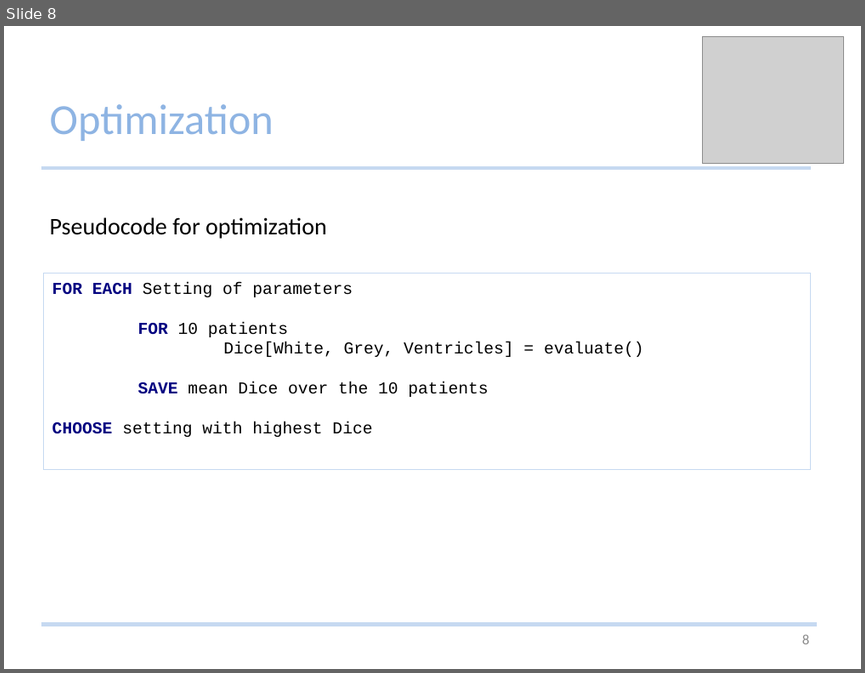
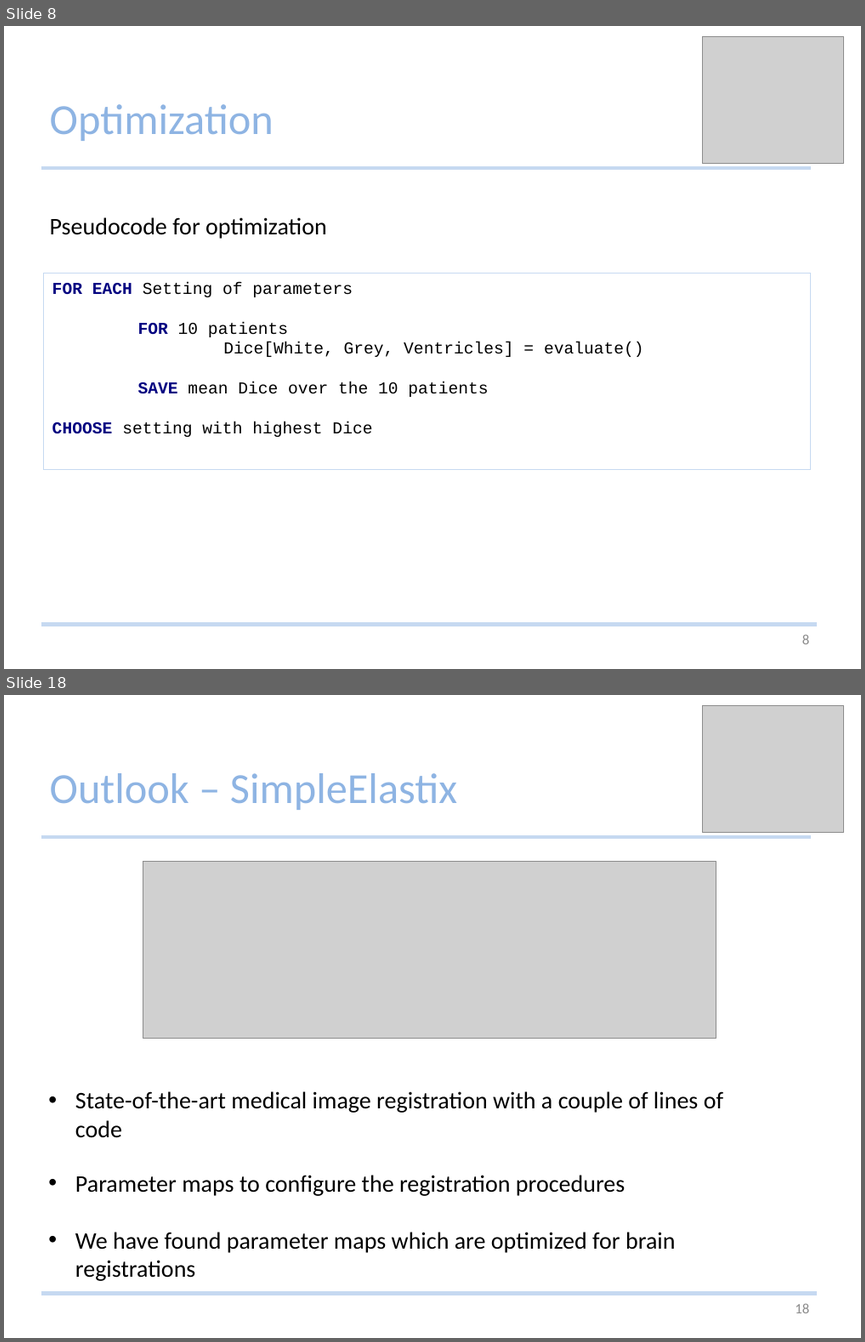
Before and after one commit to Studijacob/MIALab, a slide deck: wd/Documentation/MIALab presentation.pptx. Shown one above the other, each under a label of ours: slide 8 before the commit, slides 8 and 18 after it; the slides between them are not shown. The pictures are 865x673 and 865x1342 pixels, drawn with LibreOffice and Linux fonts; fonts in the diff are those of the drawing; grey boxes stand for pictures. Boxes give left, top, right and bottom in pixels: in the first picture for what was removed or moved away, otherwise in the second. Text is boxed around its words. In the diff, an @@ line names an element or a change of style, - is before the commit and + after.

```diff
--- a/wd/Documentation/MIALab presentation.pptx
+++ b/wd/Documentation/MIALab presentation.pptx
@@ slide 18 added at [4,695,861,1338], background #FFFFFF @@
@@ picture added at [703,706,844,833] @@
@@ title added at [50,773,457,810], 36 pt, text #8EB4E3 @@
+Outlook – SimpleElastix
@@ line added from (41, 836) to (811, 836), #C6D9F1 3 pt @@
@@ picture added at [143,862,716,1038] @@
@@ text added at [75,1091,723,1281], 20 pt, text #000000 @@
+• State-of-the-art medical image registration with a couple of lines of code
+• Parameter maps to configure the registration procedures
+• We have found parameter maps which are optimized for brain registrations
@@ line added from (41, 1293) to (817, 1293), #C6D9F1 3 pt @@
@@ page number added at [794,1303,809,1313], 12 pt, text #8C8C8C @@
+18
```
Also in this commit, not shown: 12 slides changed, 5 other slides added, 1 slide removed.
